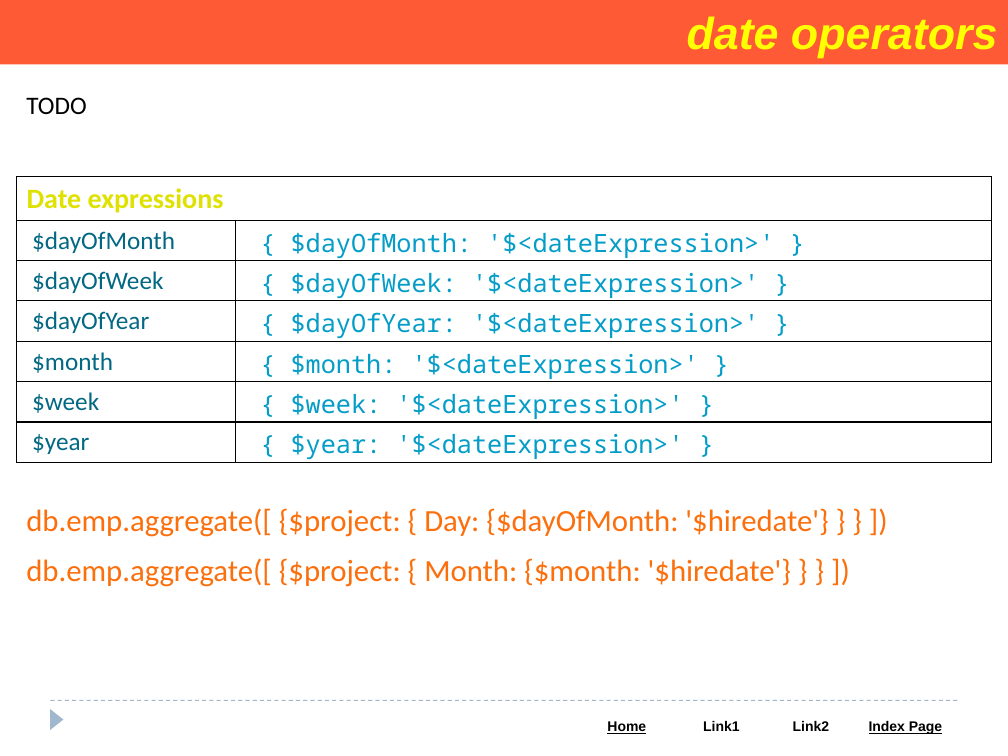
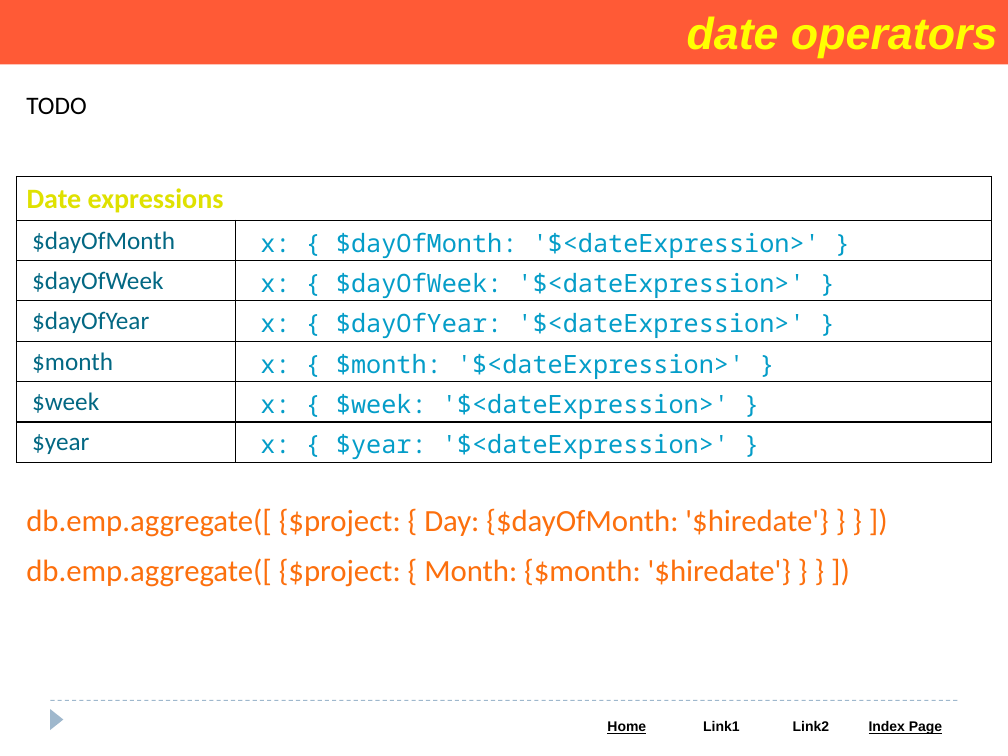
Before and after one commit to Saleel-Bagde/PPT-s, a slide deck: slide 102 of MongoDB PPT.pptx. Drawn at 1008x756 pixels with LibreOffice and Linux fonts; fonts in the diff are those of the drawing. Boxes give left, top, right and bottom in pixels: in the first picture for what was removed or moved away, otherwise in the second. Text is boxed around its words. In the diff, an @@ line names an element or a change of style, - is before the commit and + after.

```diff
--- a/MongoDB PPT.pptx
+++ b/MongoDB PPT.pptx
@@ table at [16,176,991,463] @@
-row 2, column 2: { $dayOfMonth: '$<dateExpression>' }
+row 2, column 2: x: { $dayOfMonth: '$<dateExpression>' }
-row 3, column 2: { $dayOfWeek: '$<dateExpression>' }
+row 3, column 2: x: { $dayOfWeek: '$<dateExpression>' }
-row 4, column 2: { $dayOfYear: '$<dateExpression>' }
+row 4, column 2: x: { $dayOfYear: '$<dateExpression>' }
-row 5, column 2: { $month: '$<dateExpression>' }
+row 5, column 2: x: { $month: '$<dateExpression>' }
-row 6, column 2: { $week: '$<dateExpression>' }
+row 6, column 2: x: { $week: '$<dateExpression>' }
-row 7, column 2: { $year: '$<dateExpression>' }
+row 7, column 2: x: { $year: '$<dateExpression>' }
```
Also in this commit, not shown: 5 other slides changed.
